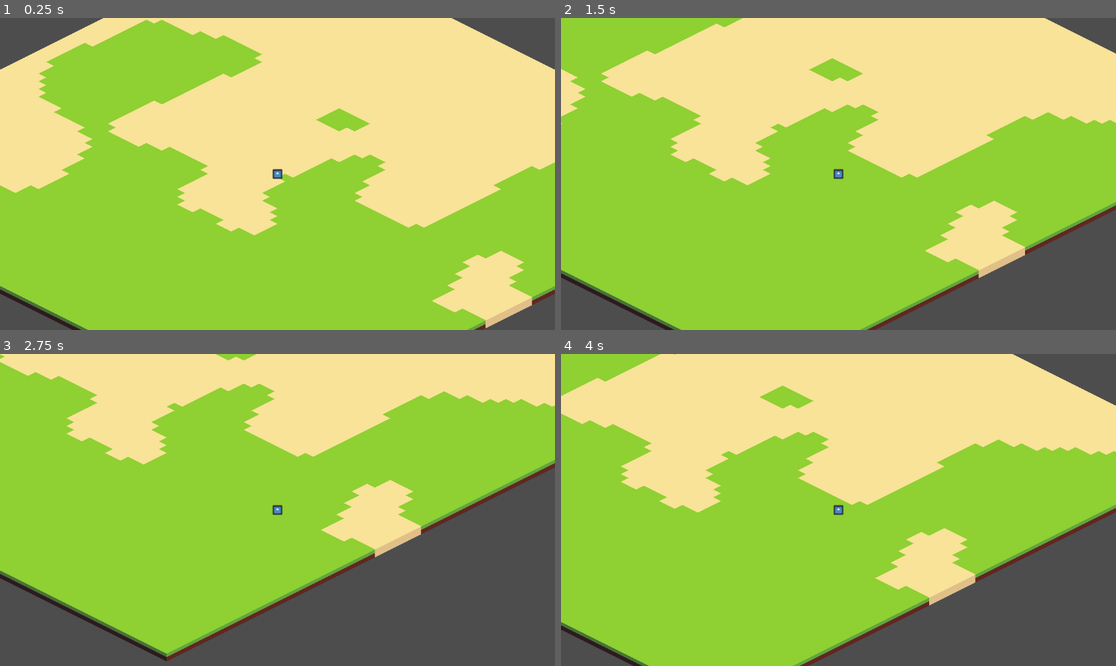
Above: before the commit, frames 1-4 (two rows, left to right).
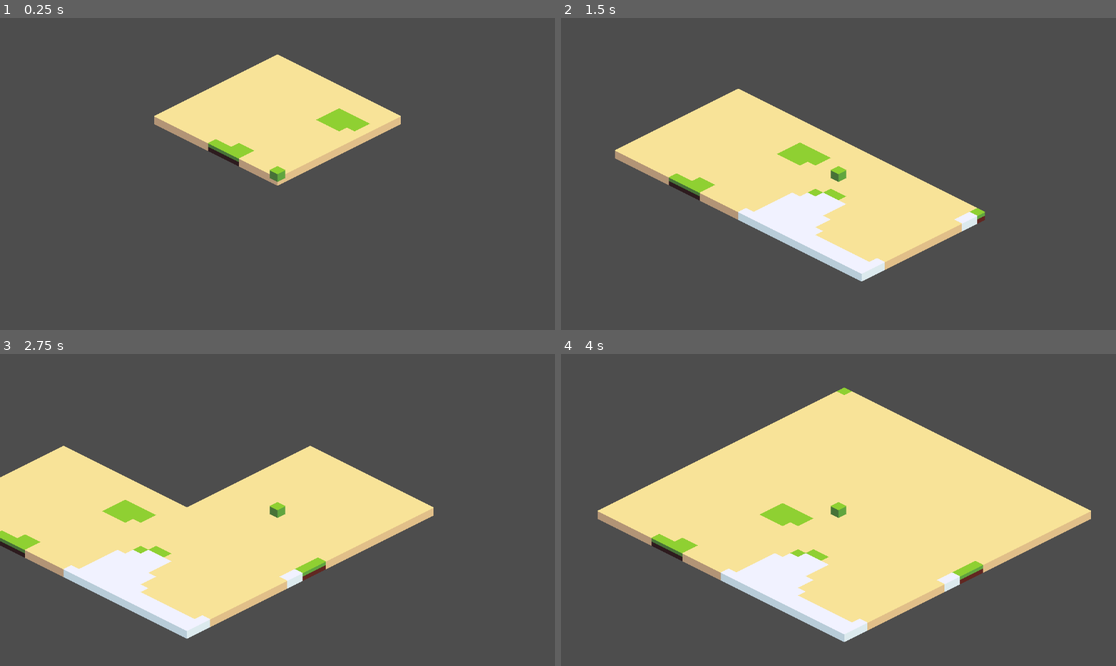
Above: after the commit, the same moments.

Repository: Ipnu22Aris33/hello-craft
Game: Godot game, scene res://scenes/World.tscn
Two runs of this game, one before a commit and one after it. Both use one fixed random seed, a clock stepped at 60 frames per second and the inputs below. The engine's default icon, where the game draws it, is replaced by a stand-in: a white triangle on a blue panel in a dark square.
Inputs (mouse positions are in pixels of both pictures, inside the frame that each line leads up to):
- Up to frame 1 (0.25 s): no input
- Up to frame 2 (1.5 s): tap Enter (ui_accept) at 0.5, 0.77 s; move the mouse to (960, 158) at 0.52 s; hold Right (ui_right) 0.53-1.28 s; hold Shift 0.53-1.28 s; click (960, 158) at 0.67 s; move the mouse to (727, 189) at 1.27 s; hold Down (ui_down) from 1.28 s (still down); tap Shift at 1.35 s
- Up to frame 3 (2.75 s): tap Enter (ui_accept) at 1.52 s; move the mouse to (333, 441) at 2.02 s; release Down (ui_down) at 2.03 s; hold Right (ui_right) from 2.03 s (still down); hold Shift from 2.03 s (still down)
- Up to frame 4 (4 s): move the mouse to (810, 572) at 2.77 s; release Right (ui_right) at 2.78 s; release Shift at 2.78 s; hold Up (ui_up) 2.78-3.53 s; tap Shift at 2.85 s; click (810, 572) at 2.92 s; tap Enter (ui_accept) at 3.02, 3.77 s; move the mouse to (1005, 556) at 3.52 s; hold Left (ui_left) from 3.53 s (still down); hold Shift from 3.53 s (still down)

The runs differ from the first frame. In frame 1, 87% of the frame differs, in the area x 0-100%, y 0-100%; in frame 2, 85%; in frame 3, 70%; in frame 4, 73%.

Commit message:
feat: implement 8-directional movement, update player scene and chunk logic
- Replace isometric movement in player.gd with 8-directional (up, down, left, right, and diagonals)
- Switch player scene Sprite2D to AnimatedSprite2D with new texture and Camera2D script
- Change chunk.gd to use world.CHUNK_SIZE instead of hardcoded constant, add clear() method
- Adjust collision radius for new sprite size

Diff:
--- a/scenes/Player.tscn
+++ b/scenes/Player.tscn
@@ -1,21 +1,38 @@
 [gd_scene format=3 uid="uid://c2mr7os2nxli4"]
 
 [ext_resource type="Script" uid="uid://rmlc7krxlxtn" path="res://scripts/player.gd" id="1_v6fml"]
-[ext_resource type="Texture2D" uid="uid://brdkkkji1svl8" path="res://icon.svg" id="2_3li8b"]
+[ext_resource type="Texture2D" uid="uid://dsx5b3vnhdqtf" path="res://assets/Sprite-0002.png" id="2_v6fml"]
+[ext_resource type="Script" uid="uid://b6owy61hqcoyq" path="res://scripts/camera_2d.gd" id="3_3li8b"]
+
+[sub_resource type="AtlasTexture" id="AtlasTexture_3li8b"]
+atlas = ExtResource("2_v6fml")
+region = Rect2(32, 32, 32, 32)
+
+[sub_resource type="SpriteFrames" id="SpriteFrames_mdl7e"]
+animations = [{
+"frames": [{
+"duration": 1.0,
+"texture": SubResource("AtlasTexture_3li8b")
+}],
+"loop": true,
+"name": &"default",
+"speed": 5.0
+}]
 
 [sub_resource type="CircleShape2D" id="CircleShape2D_v6fml"]
-radius = 8.5
+radius = 14.764823
 
 [node name="Player" type="CharacterBody2D" unique_id=718565611]
 motion_mode = 1
 script = ExtResource("1_v6fml")
 
-[node name="Sprite2D" type="Sprite2D" parent="." unique_id=1500082293]
+[node name="AnimatedSprite2D" type="AnimatedSprite2D" parent="." unique_id=1279770642]
+texture_filter = 1
 position = Vector2(-8.344651e-07, 4.172325e-07)
-scale = Vector2(0.15625, 0.15625)
-texture = ExtResource("2_3li8b")
+sprite_frames = SubResource("SpriteFrames_mdl7e")
 
 [node name="CollisionShape2D" type="CollisionShape2D" parent="." unique_id=1049742844]
 shape = SubResource("CircleShape2D_v6fml")
 
 [node name="Camera2D" type="Camera2D" parent="." unique_id=1006031269]
+script = ExtResource("3_3li8b")
--- a/scripts/chunk.gd
+++ b/scripts/chunk.gd
@@ -1,14 +1,12 @@
 extends Node2D
-
-const CHUNK_SIZE := 16
 
 var chunk_position := Vector2i.ZERO
 
 func generate(world: Node2D):
-	for x in range(CHUNK_SIZE):
-		for y in range(CHUNK_SIZE):
-			var world_x := x + chunk_position.x * CHUNK_SIZE
-			var world_y := y + chunk_position.y * CHUNK_SIZE
+	for x in range(world.CHUNK_SIZE):
+		for y in range(world.CHUNK_SIZE):
+			var world_x = x + chunk_position.x * world.CHUNK_SIZE
+			var world_y = y + chunk_position.y * world.CHUNK_SIZE
 			var block = world.get_block(world_x, world_y)
 			if block.is_empty():
 				continue
@@ -17,3 +15,10 @@
 				block["atlas_id"],
 				block["atlas_coord"]
 			)
+
+func clear(world: Node2D):
+	for x in range(world.CHUNK_SIZE):
+		for y in range(world.CHUNK_SIZE):
+			var world_x = x + chunk_position.x * world.CHUNK_SIZE
+			var world_y = y + chunk_position.y * world.CHUNK_SIZE
+			world.ground.erase_cell(Vector2i(world_x, world_y))
--- a/scripts/player.gd
+++ b/scripts/player.gd
@@ -9,81 +9,84 @@
 const JUMP_FORCE := 220.0
 const GRAVITY := 500.0
 
-
-# ------------------------------------------------
-# JUMP
-# ------------------------------------------------
+@onready var sprite := $AnimatedSprite2D
 
 var height := 0.0
 var vertical_velocity := 0.0
 
-# ------------------------------------------------
-# DASH
-# ------------------------------------------------
-
 var dash_timer := 0.0
 var dash_direction := Vector2.ZERO
+var facing_direction := Vector2.DOWN
 
-# arah terakhir player
-var facing_direction := Vector2.RIGHT
-
-func _physics_process(delta):
-	# ------------------------------------------------
-	# INPUT
-	# ------------------------------------------------
+func _physics_process(delta: float) -> void:
 	var input := Vector2(
 		Input.get_axis("ui_left", "ui_right"),
 		Input.get_axis("ui_up", "ui_down")
 	)
 
+	var move := Vector2.ZERO
+
 	# ------------------------------------------------
-	# ISOMETRIC
+	# SINGLE DIRECTION
 	# ------------------------------------------------
 
-	var iso := Vector2(
-		input.x - input.y,
-		(input.x + input.y) * 0.5
-	)
+	# UP =
+	if input == Vector2.UP:
+		move = Vector2.LEFT + Vector2.UP * 0.5
 
-	if iso.length() > 0:
-		iso = iso.normalized()
+	# DOWN
+	elif input == Vector2.DOWN:
+		move = Vector2.RIGHT + Vector2.DOWN * 0.5
 
-		# simpan arah terakhir
-		facing_direction = iso
+	# LEFT
+	elif input == Vector2.LEFT:
+		move = Vector2.LEFT + Vector2.DOWN * 0.5
+
+	# RIGHT
+	elif input == Vector2.RIGHT:
+		move = Vector2.RIGHT + Vector2.UP * 0.5
+
+	# RIGHT + UP = lurus atas
+	elif input == Vector2(1, -1):
+		move = Vector2.UP
+
+	# LEFT + UP = lurus kiri
+	elif input == Vector2(-1, -1):
+		move = Vector2.LEFT
+
+	# RIGHT + DOWN = lurus kanan
+	elif input == Vector2(1, 1):
+		move = Vector2.RIGHT
+
+	# LEFT + DOWN = lurus bawah
+	elif input == Vector2(-1, 1):
+		move = Vector2.DOWN
+
+	move = move.normalized()
+
+	if move != Vector2.ZERO:
+		facing_direction = move
 
 	# ------------------------------------------------
-	# DASH START
+	# DASH
 	# ------------------------------------------------
 
 	if Input.is_action_just_pressed("ui_focus_next"):
 		dash_timer = DASH_TIME
 		dash_direction = facing_direction
 
-	# ------------------------------------------------
-	# DASH MOVE
-	# ------------------------------------------------
-
 	if dash_timer > 0:
 		dash_timer -= delta
 
 		velocity = dash_direction * DASH_SPEED
 
-	# ------------------------------------------------
-	# NORMAL MOVE
-	# ------------------------------------------------
-
 	else:
 		var speed := WALK_SPEED
 
-		# RUN
 		if Input.is_key_pressed(KEY_SHIFT):
 			speed = RUN_SPEED
 
-		velocity = iso * speed
-
-	# ------------------------------------------------
-	# MOVE
-	# ------------------------------------------------
+		velocity = move * speed
 
 	move_and_slide()
 
@@ -102,8 +105,20 @@
 		height = 0
 		vertical_velocity = 0
 
+	sprite.position.y = - height
+
 	# ------------------------------------------------
-	# VISUAL HEIGHT
+	# ANIMATION
 	# ------------------------------------------------
 
-	$Sprite2D.position.y = - height
+	if velocity.length() > 0:
+		sprite.speed_scale = (
+			1.8
+			if Input.is_key_pressed(KEY_SHIFT)
+			else 1.0
+		)
+
+		sprite.play("default")
+
+	else:
+		sprite.stop()
--- a/scripts/world.gd
+++ b/scripts/world.gd
@@ -1,60 +1,70 @@
 extends Node2D
+
+const CHUNK_SIZE := 16
 
 @export var chunk_scene: PackedScene
 @export var noise: FastNoiseLite
 @export var biome_noise: FastNoiseLite
-
 @export var player_scene: PackedScene
-@onready var player = $Player
-
-@export var biome_scale: float = 0.005 # ukuran biome
-@export var biome_count: int = 3 # berapa biome muncul (1-5)
-
-@export var world_seed: int = 0
+@export var biome_scale := 0.005
+@export var world_seed := 0
 
 @onready var ground := $Ground
-@onready var chunks := $Chunks
 
+var player: Node2D
+var loaded_chunks := {}
 var active_biomes: Array = []
-
-const WORLD_SIZE := 8
+var current_chunk := Vector2i(999999, 999999)
+var last_tile := Vector2i(999999, 999999)
 
 func _ready():
-
-	var p = player_scene.instantiate()
-	add_child(p)
 	var active_seed := world_seed if world_seed != 0 else randi()
-	print("world seed: ", active_seed)
-
-	# set global seed supaya shuffle dan randi_range deterministik
 	seed(active_seed)
 
 	var all_biomes := ["normal", "cold", "hot"]
 	all_biomes.shuffle()
 	var count := randi_range(1, all_biomes.size())
 	active_biomes = all_biomes.slice(0, count)
-	print("active biomes: ", active_biomes)
 
 	if noise == null:
 		noise = FastNoiseLite.new()
 		noise.seed = active_seed
-		noise.frequency = 0.001
+		noise.frequency = 0.01
 
 	if biome_noise == null:
 		biome_noise = FastNoiseLite.new()
 		biome_noise.seed = active_seed + 1
 		biome_noise.frequency = biome_scale
 
-	var half := WORLD_SIZE >> 2
-	for x in range(-half, half):
-		for y in range(-half, half):
-			spawn_chunk(Vector2i(x, y))
+	player = player_scene.instantiate()
+	add_child(player)
 
-func spawn_chunk(chunk_pos: Vector2i):
+func _process(_delta: float) -> void:
+	var tile_pos = ground.local_to_map(player.global_position)
+
+	if tile_pos != last_tile:
+		last_tile = tile_pos
+		print("tile: ", tile_pos)
+
+	var player_chunk := Vector2i(
+		int(floor(float(tile_pos.x) / CHUNK_SIZE)),
+		int(floor(float(tile_pos.y) / CHUNK_SIZE))
+	)
+
+	if player_chunk == current_chunk:
+		return
+
+	current_chunk = player_chunk
+
+	if not loaded_chunks.has(player_chunk):
+		load_chunk(player_chunk)
+
+
+func load_chunk(chunk_pos: Vector2i) -> void:
 	var chunk = chunk_scene.instantiate()
 	chunk.chunk_position = chunk_pos
-	chunks.add_child(chunk)
 	chunk.generate(self )
+	loaded_chunks[chunk_pos] = chunk
 
 func get_biome(biome_val: float) -> String:
 	var step := 2.0 / active_biomes.size()
@@ -69,20 +79,17 @@
 		"cold":
 			if n < 0.1:
 				return AtlasRegistry.get_ground("snow")
-			else:
-				return AtlasRegistry.get_ground("dirt_snow")
+			return AtlasRegistry.get_ground("dirt_snow")
 		"hot":
 			if n < 0.1:
 				return AtlasRegistry.get_ground("sand")
-			else:
-				return AtlasRegistry.get_ground("grass")
+			return AtlasRegistry.get_ground("grass")
 		_:
 			if n < -0.2:
 				return AtlasRegistry.get_ground("grass")
 			elif n < 0.2:
-				return AtlasRegistry.get_ground("grass")
-			else:
-				return AtlasRegistry.get_ground("stone")
+				return AtlasRegistry.get_ground("dirt")
+			return AtlasRegistry.get_ground("stone")
 
-func set_cell(cell: Vector2i, atlas_id: int, atlas_coord: Vector2i):
+func set_cell(cell: Vector2i, atlas_id: int, atlas_coord: Vector2i) -> void:
 	ground.set_cell(cell, atlas_id, atlas_coord)
